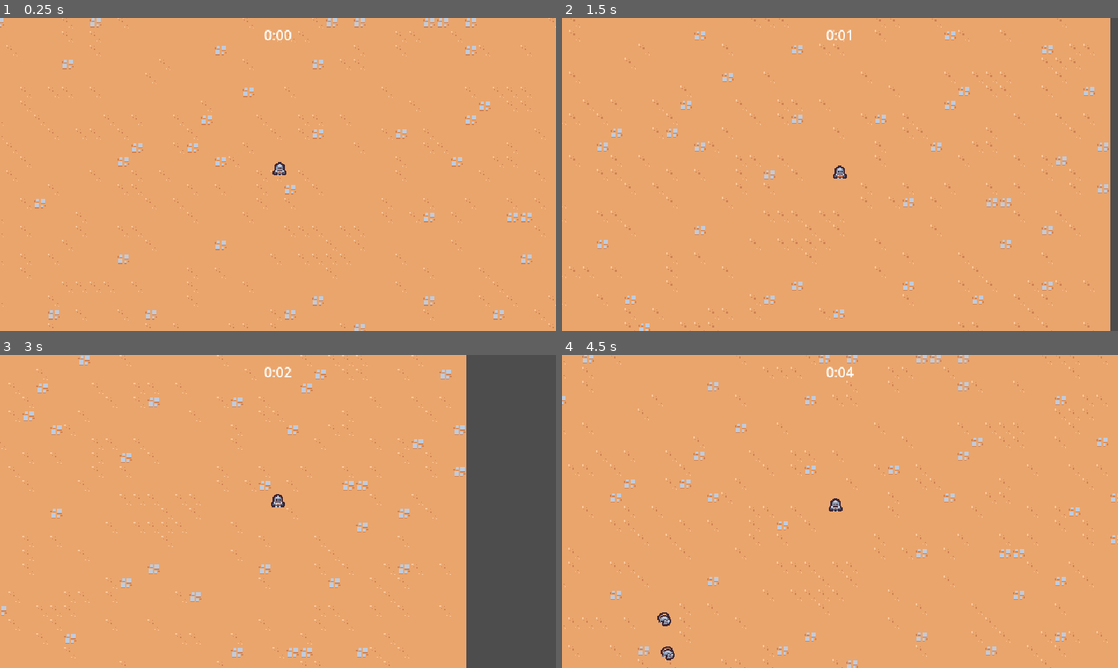
Above: before the commit, frames 1-4 (two rows, left to right).
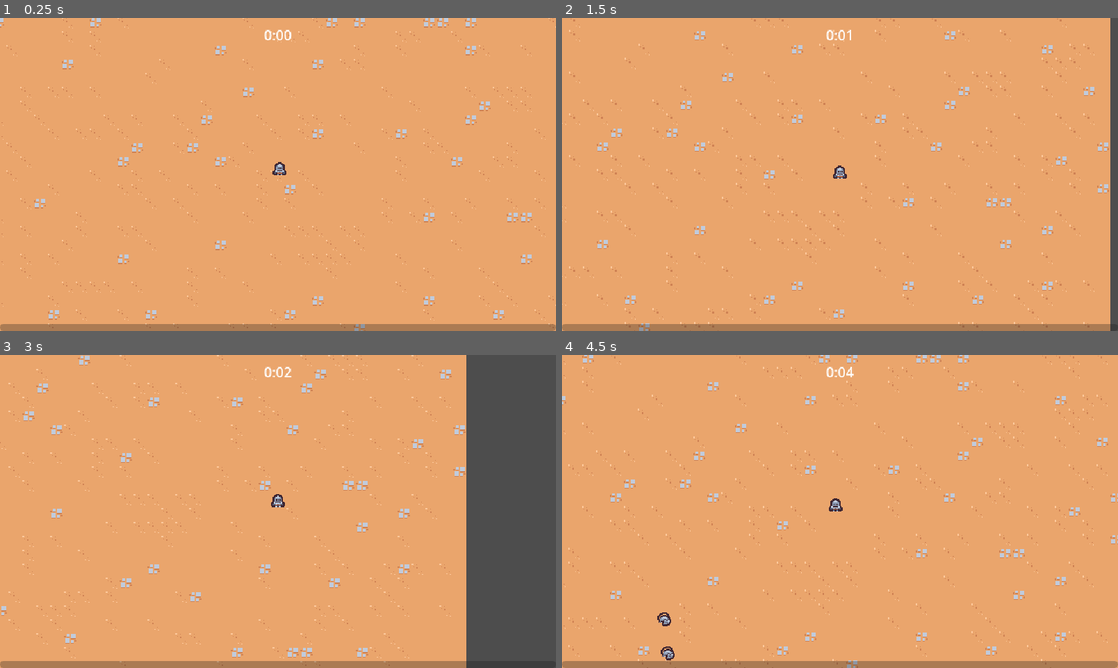
Above: after the commit, the same moments.

Repository: exglegaming/survivors-course
Game: Godot game, scene res://scenes/main/main.tscn
Same seed, same stepped clock (60 frames per second), same inputs: the game is played once before the commit and once after it.
Inputs:
- Up to frame 1 (0.25 s): no input
- Up to frame 2 (1.5 s): hold D (move_right) 0.53-1.28 s; hold S (move_down) from 1.28 s (still down)
- Up to frame 3 (3 s): release S (move_down) at 2.03 s; hold D (move_right) 2.03-2.78 s; hold W (move_up) from 2.78 s (still down)
- Up to frame 4 (4.5 s): release W (move_up) at 3.53 s; hold A (move_left) from 3.53 s (still down)

The runs differ from the first frame. In frame 1, 2.2% of the frame differs, in the area x 0-100%, y 97-100%; in frame 2, 2.2%; in frame 3, 1.9%; in frame 4, 2.2%.

Commit message:
creating an experience bar

Diff:
--- a/scenes/ability/sword_ability/sword_ability.tscn
+++ b/scenes/ability/sword_ability/sword_ability.tscn
@@ -1,6 +1,8 @@
 [gd_scene format=3 uid="uid://umj1isaqkpds"]
 
+[ext_resource type="Script" uid="uid://cheenrf3wip4y" path="res://scripts/ability/sword_ability/sword_ability.gd" id="1_t8g1f"]
 [ext_resource type="Texture2D" uid="uid://cekprvqlibi4q" path="res://assets/weapons/sword.png" id="1_upg5g"]
+[ext_resource type="PackedScene" uid="uid://xo6e3n2edy0i" path="res://scenes/component/hitbox_component.tscn" id="2_abpad"]
 
 [sub_resource type="Animation" id="Animation_upg5g"]
 length = 0.001
@@ -31,7 +33,7 @@
 tracks/2/type = "value"
 tracks/2/imported = false
 tracks/2/enabled = true
-tracks/2/path = NodePath("Area2D/CollisionShape2D:disabled")
+tracks/2/path = NodePath("HitboxComponent/CollisionShape2D:disabled")
 tracks/2/interp = 1
 tracks/2/loop_wrap = true
 tracks/2/keys = {
@@ -86,7 +88,7 @@
 tracks/3/type = "value"
 tracks/3/imported = false
 tracks/3/enabled = true
-tracks/3/path = NodePath("Area2D/CollisionShape2D:disabled")
+tracks/3/path = NodePath("HitboxComponent/CollisionShape2D:disabled")
 tracks/3/interp = 1
 tracks/3/loop_wrap = true
 tracks/3/keys = {
@@ -102,10 +104,11 @@
 &"swing": SubResource("Animation_abpad")
 }
 
-[sub_resource type="RectangleShape2D" id="RectangleShape2D_upg5g"]
+[sub_resource type="RectangleShape2D" id="RectangleShape2D_abpad"]
 size = Vector2(30, 30)
 
 [node name="SwordAbility" type="Node2D" unique_id=896696562]
+script = ExtResource("1_t8g1f")
 
 [node name="AnimationPlayer" type="AnimationPlayer" parent="." unique_id=1619629980]
 libraries/ = SubResource("AnimationLibrary_t8g1f")
@@ -115,11 +118,9 @@
 texture = ExtResource("1_upg5g")
 offset = Vector2(0, -4)
 
-[node name="Area2D" type="Area2D" parent="." unique_id=928797319]
-collision_layer = 4
-collision_mask = 0
+[node name="HitboxComponent" parent="." unique_id=1272187023 instance=ExtResource("2_abpad")]
 
-[node name="CollisionShape2D" type="CollisionShape2D" parent="Area2D" unique_id=1761101003]
+[node name="CollisionShape2D" type="CollisionShape2D" parent="HitboxComponent" unique_id=1066144920]
 position = Vector2(15, 0)
-shape = SubResource("RectangleShape2D_upg5g")
+shape = SubResource("RectangleShape2D_abpad")
 disabled = true
--- /dev/null
+++ b/scenes/component/hitbox_component.tscn
@@ -0,0 +1,8 @@
+[gd_scene format=3 uid="uid://xo6e3n2edy0i"]
+
+[ext_resource type="Script" uid="uid://cbfxvgsqh5ehi" path="res://scripts/component/hitbox_component.gd" id="1_ncncx"]
+
+[node name="HitboxComponent" type="Area2D" unique_id=1272187023]
+collision_layer = 4
+collision_mask = 0
+script = ExtResource("1_ncncx")
--- /dev/null
+++ b/scenes/component/hurtbox_component.tscn
@@ -0,0 +1,8 @@
+[gd_scene format=3 uid="uid://jjcdov8ynbx1"]
+
+[ext_resource type="Script" uid="uid://bc00psfslmt20" path="res://scripts/component/hurtbox_component.gd" id="1_f4yta"]
+
+[node name="HurtboxComponent" type="Area2D" unique_id=376683658]
+collision_layer = 0
+collision_mask = 4
+script = ExtResource("1_f4yta")
--- a/scenes/game_object/basic_enemy/basic_enemy.tscn
+++ b/scenes/game_object/basic_enemy/basic_enemy.tscn
@@ -4,8 +4,9 @@
 [ext_resource type="Script" uid="uid://bi43akt176btc" path="res://scripts/game_object/basic_enemy/basic_enemy.gd" id="1_gxg7h"]
 [ext_resource type="PackedScene" uid="uid://dmx25rbhp6f0w" path="res://scenes/component/health_component.tscn" id="2_isd1k"]
 [ext_resource type="PackedScene" uid="uid://cef7wg8cw5wxy" path="res://scenes/component/vial_drop_component.tscn" id="3_pcrk2"]
+[ext_resource type="PackedScene" uid="uid://jjcdov8ynbx1" path="res://scenes/component/hurtbox_component.tscn" id="4_elloc"]
 
-[sub_resource type="CircleShape2D" id="CircleShape2D_gxg7h"]
+[sub_resource type="CircleShape2D" id="CircleShape2D_elloc"]
 radius = 12.0
 
 [sub_resource type="CircleShape2D" id="CircleShape2D_fng3e"]
@@ -22,13 +23,12 @@
 [node name="VialDropComponent" parent="." unique_id=1985902331 node_paths=PackedStringArray("health_component") instance=ExtResource("3_pcrk2")]
 health_component = NodePath("../HealthComponent")
 
-[node name="Area2D" type="Area2D" parent="." unique_id=1669089514]
-collision_layer = 0
-collision_mask = 4
+[node name="HurtboxComponent" parent="." unique_id=376683658 node_paths=PackedStringArray("health_component") instance=ExtResource("4_elloc")]
+health_component = NodePath("../HealthComponent")
 
-[node name="CollisionShape2D" type="CollisionShape2D" parent="Area2D" unique_id=554324832]
+[node name="CollisionShape2D" type="CollisionShape2D" parent="HurtboxComponent" unique_id=1297273410]
 position = Vector2(0, -5)
-shape = SubResource("CircleShape2D_gxg7h")
+shape = SubResource("CircleShape2D_elloc")
 debug_color = Color(0.9999718, 0.5999539, 0.54041994, 0.41960785)
 
 [node name="Sprite2D" type="Sprite2D" parent="." unique_id=1729877960]
--- a/scenes/main/main.tscn
+++ b/scenes/main/main.tscn
@@ -5,6 +5,7 @@
 [ext_resource type="Texture2D" uid="uid://cskquh74cuopt" path="res://assets/environment/tilemap_packed.png" id="1_iuonh"]
 [ext_resource type="PackedScene" uid="uid://dgf41m8o5fo4p" path="res://scenes/manager/enemy_manager.tscn" id="1_l3cfh"]
 [ext_resource type="PackedScene" uid="uid://bscoui22k0tpb" path="res://scenes/manager/arena_time_manager.tscn" id="2_ow5a4"]
+[ext_resource type="PackedScene" uid="uid://cbpuiu10nkmud" path="res://scenes/ui/experience_bar.tscn" id="2_yyfjg"]
 [ext_resource type="PackedScene" uid="uid://mffpdhn2qnda" path="res://scenes/game_object/game_camera/game_camera.tscn" id="3_k2fmo"]
 [ext_resource type="PackedScene" uid="uid://cce3lycxwcgim" path="res://scenes/manager/experience_manager.tscn" id="4_yyfjg"]
 
@@ -57,6 +58,9 @@
 [node name="ArenaTimeUI" parent="." unique_id=455276769 node_paths=PackedStringArray("arena_time_manager") instance=ExtResource("1_6q06x")]
 arena_time_manager = NodePath("../ArenaTimeManager")
 
+[node name="ExperienceBar" parent="." unique_id=1108143012 node_paths=PackedStringArray("experience_manager") instance=ExtResource("2_yyfjg")]
+experience_manager = NodePath("../ExperienceManager")
+
 [node name="ArenaTimeManager" parent="." unique_id=268012414 instance=ExtResource("2_ow5a4")]
 
 [node name="EnemyManager" parent="." unique_id=1911562668 instance=ExtResource("1_l3cfh")]
--- /dev/null
+++ b/scenes/ui/experience_bar.tscn
@@ -0,0 +1,24 @@
+[gd_scene format=3 uid="uid://cbpuiu10nkmud"]
+
+[ext_resource type="Script" uid="uid://bh7pgbqq5blxf" path="res://scripts/ui/experience_bar.gd" id="1_r233f"]
+
+[node name="ExperienceBar" type="CanvasLayer" unique_id=1108143012]
+script = ExtResource("1_r233f")
+
+[node name="MarginContainer" type="MarginContainer" parent="." unique_id=1059671483]
+anchors_preset = 15
+anchor_right = 1.0
+anchor_bottom = 1.0
+grow_horizontal = 2
+grow_vertical = 2
+mouse_filter = 2
+
+[node name="ProgressBar" type="ProgressBar" parent="MarginContainer" unique_id=690818604]
+unique_name_in_owner = true
+custom_minimum_size = Vector2(0, 8)
+layout_mode = 2
+size_flags_vertical = 8
+mouse_filter = 2
+max_value = 1.0
+value = 0.5
+show_percentage = false
--- /dev/null
+++ b/scripts/ability/sword_ability/sword_ability.gd
@@ -0,0 +1,5 @@
+class_name SwordAbility
+extends Node2D
+
+
+@onready var hitbox_component: HitboxComponent = $HitboxComponent
--- a/scripts/ability/sword_ability_controller/sword_ability_controller.gd
+++ b/scripts/ability/sword_ability_controller/sword_ability_controller.gd
@@ -6,6 +6,8 @@
 
 @export_category("References")
 @export var sword_ability: PackedScene
+
+var damage: float = 5.0
 
 @onready var timer: Timer = $Timer
 
@@ -31,8 +33,9 @@
 		return a_distance < b_distance
 	)
 
-	var sword_instance: Node2D = sword_ability.instantiate()
+	var sword_instance: SwordAbility = sword_ability.instantiate()
 	player.get_parent().add_child(sword_instance)
+	sword_instance.hitbox_component.damage = damage
 	sword_instance.global_position = enemies[0].global_position
 	sword_instance.global_position += Vector2.RIGHT.rotated(randf_range(0.0, TAU)) * 4.0
 
--- /dev/null
+++ b/scripts/component/hitbox_component.gd
@@ -0,0 +1,5 @@
+class_name HitboxComponent
+extends Area2D
+
+
+var damage: float = 0.0
--- /dev/null
+++ b/scripts/component/hurtbox_component.gd
@@ -0,0 +1,17 @@
+class_name HurtboxComponent
+extends Area2D
+
+
+@export var health_component: HealthComponent
+
+
+func _ready() -> void:
+	area_entered.connect(_on_area_entered)
+
+
+func _on_area_entered(area: Area2D) -> void:
+	if !area is HitboxComponent: return
+	if health_component == null: return
+
+	var hitbox_component: HitboxComponent = area
+	health_component.damage(hitbox_component.damage)
--- a/scripts/game_object/basic_enemy/basic_enemy.gd
+++ b/scripts/game_object/basic_enemy/basic_enemy.gd
@@ -4,12 +4,7 @@
 
 const MAX_SPEED: float = 40.0
 
-@onready var area_2d: Area2D = $Area2D
 @onready var health_component: HealthComponent = $HealthComponent
-
-
-func _ready() -> void:
-	area_2d.area_entered.connect(_on_area_entered)
 
 
 func _physics_process(_delta: float) -> void:
@@ -23,7 +18,3 @@
 	if player_node != null:
 		return (player_node.global_position - global_position).normalized()
 	return Vector2.ZERO
-
-
-func _on_area_entered(_area: Area2D) -> void:
-	health_component.damage(100)
--- a/scripts/manager/experience_manager.gd
+++ b/scripts/manager/experience_manager.gd
@@ -2,7 +2,13 @@
 extends Node
 
 
+signal experience_updated(current_experience: float, target_experience: float)
+
+const TARGET_EXPERIENCE_GROWTH: float = 5.0
+
 var current_experience: float = 0
+var current_level: int = 1
+var target_experience: float = 5
 
 
 func _ready() -> void:
@@ -10,8 +16,13 @@
 
 
 func increment_experience(number: float) -> void:
-	current_experience += number
-	print(current_experience)
+	current_experience = min(current_experience + number, target_experience)
+	experience_updated.emit(current_experience, target_experience)
+	if current_experience == target_experience:
+		current_level += 1
+		target_experience += TARGET_EXPERIENCE_GROWTH
+		current_experience = 0
+		experience_updated.emit(current_experience, target_experience)
 
 
 func _on_experience_vial_collected(number: float) -> void:
--- /dev/null
+++ b/scripts/ui/experience_bar.gd
@@ -0,0 +1,17 @@
+class_name ExperienceBar
+extends CanvasLayer
+
+
+@export var experience_manager: ExperienceManager
+
+@onready var progress_bar: ProgressBar = %ProgressBar
+
+
+func _ready() -> void:
+	progress_bar.value = 0
+	experience_manager.experience_updated.connect(_on_experience_updated)
+
+
+func _on_experience_updated(current_experience: float, target_experience: float) -> void:
+	var percent: float = current_experience / target_experience
+	progress_bar.value = percent
Not shown, added: scripts/ability/sword_ability/sword_ability.gd.uid
Not shown, added: scripts/component/hitbox_component.gd.uid
Not shown, added: scripts/component/hurtbox_component.gd.uid
Not shown, added: scripts/ui/experience_bar.gd.uid
